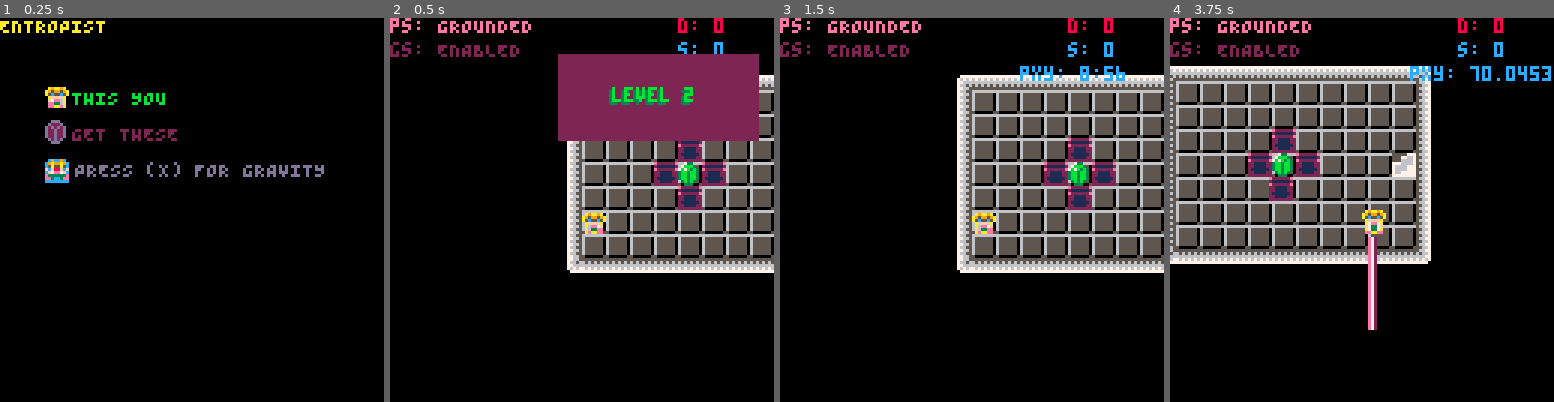
Above: before the commit, frames 1-4 (left to right).
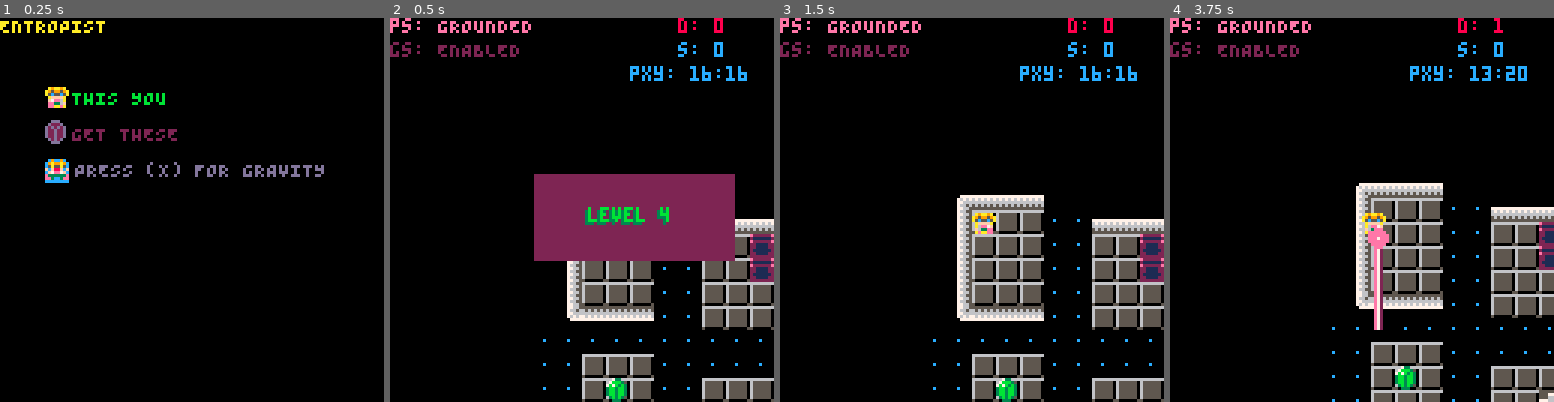
Above: after the commit, the same moments.

Repository: kitasuna/pico8-ttuor
Game: PICO-8 cartridge main.p8
The game is run twice, just before and just after one commit, with the same random seed, the same clock (stepped at 60 frames per second) and the same inputs.
Inputs:
- Up to frame 1 (0.25 s): no input
- Up to frame 2 (0.5 s): tap X (X key) at 0.33 s
- Up to frame 3 (1.5 s): tap O (Z key) at 0.7 s; tap X (X key) at 1.07 s
- Up to frame 4 (3.75 s): hold Right 1.6-2.1 s; tap O (Z key) every 0.4 s from 1.7 to 3.7 s; tap X (X key) at 1.85, 2.97 s; hold Up 2.15-2.42 s; hold Right 2.47-3.03 s; hold Left 3.08-3.58 s; hold Down from 3.63 s (still down)

Frame 1 is identical in both runs. In frame 2, 39% of the frame differs, in the area x 37-100%, y 9-100%; in frame 3, 29%; in frame 4, 41%, in the area x 0-100%, y 0-100%.

Commit message:
Fix player/gap glitch

Diff:
--- a/grav.lua
+++ b/grav.lua
@@ -1,24 +1,23 @@
 function new_gravity_manager()
   local gm = {
-    projectiles = {},
+    wormhole = nil,
     gbeam = nil,
     state = "ENABLED",
   }
 
   gm.reset = function()
-    gm.projectiles = {}
+    gm.wormhole = nil
     gm.gbeam = nil
   end
 
   -- String -> { projectile: Projectile }
   gm.handle_proj_player_collision = function(payload)
-    del(gm.projectiles, payload.projectile)
+    gm.wormhole = nil
   end
 
   gm.handle_player_death = function(payload)
-    for k, g in pairs(gm.projectiles) do
-      del(gm.projectiles, g)
-    end
+    gm.wormhole = nil
+    gm.gbeam = nil
   end
 
   -- String -> { pos_x: Int, pos_y: Int, direction: Int, input_mask: Int }
@@ -35,12 +34,16 @@
       local pos_y = payload.pos_y
       if payload.direction == DIRECTION_UP then
         pos_y -= 6
+        pos_x -= 1
       elseif payload.direction == DIRECTION_DOWN then
         pos_y += 6
+        pos_x += 2
       elseif payload.direction == DIRECTION_RIGHT then
         pos_x += 6
+        pos_y += 1
       elseif payload.direction == DIRECTION_LEFT then
-        pos_x -= 6
+        pos_x -= 8
+        pos_y += 1
       end
       local tmp = new_gbeam({pos= {x=pos_x, y=pos_y}, direction=payload.direction})
 
@@ -52,7 +55,7 @@
       qm.ae("GBEAM_REMOVED", {})
     end
 
-    if (payload.input_mask & (1 << BTN_X)) > 0 and count(gm.projectiles) == 0 then
+    if (payload.input_mask & (1 << BTN_X)) > 0 and gm.wormhole == nil then
       local pos_x = payload.pos_x
       local pos_y = payload.pos_y
       if payload.direction == 0 then
@@ -68,8 +71,7 @@
         pos_x = payload.pos_x - 10
         pos_y = payload.pos_y - 3
       end
-      local tmp = new_projectile({pos_x=pos_x, pos_y=pos_y}, payload.direction)
-      add(gm.projectiles, tmp)
+      gm.wormhole = new_projectile({pos_x=pos_x, pos_y=pos_y}, payload.direction)
     end
   end
 
@@ -78,16 +80,21 @@
     gm.gbeam = nil
   end
 
+  gm.handle_player_cancel_float = function(payload)
+    if gm.wormhole != nil then
+      gm.wormhole = nil
+    end
+  end
+
   gm.update = function(level)
     if gm.gbeam != nil then
       gm.gbeam.update()
     end
 
-    for k, p in pairs(gm.projectiles) do
-      p.update(level)
-
-      if p.ttl < 0 then
-        del(gm.projectiles, p)
+    if gm.wormhole != nil then
+      gm.wormhole.update(level)
+      if gm.wormhole.ttl < 0 then
+        gm.wormhole = nil
         qm.ae("PROJ_EXPIRATION", {})
       end
     end
@@ -160,10 +167,14 @@
         line(tmp.head_pos_x - 1, tmp.head_pos_y, tmp.tail_pos_x - 1, tmp.tail_pos_y, colors[1])
         line(tmp.head_pos_x, tmp.head_pos_y, tmp.tail_pos_x, tmp.tail_pos_y, colors[2])
         line(tmp.head_pos_x + 1, tmp.head_pos_y, tmp.tail_pos_x + 1, tmp.tail_pos_y, colors[3])
+        circfill(tmp.head_pos_x, tmp.head_pos_y, 3, colors[1])
+        circfill(tmp.head_pos_x, tmp.head_pos_y, frame_counter % 3, colors[2])
       else
         line(tmp.head_pos_x, tmp.head_pos_y - 1, tmp.tail_pos_x, tmp.tail_pos_y - 1, colors[1])
         line(tmp.head_pos_x, tmp.head_pos_y, tmp.tail_pos_x, tmp.tail_pos_y, colors[2])
         line(tmp.head_pos_x, tmp.head_pos_y + 1 , tmp.tail_pos_x, tmp.tail_pos_y + 1, colors[3])
+        circfill(tmp.head_pos_x + 2, tmp.head_pos_y, 3, colors[1])
+        circfill(tmp.head_pos_x + 2, tmp.head_pos_y, frame_counter % 3, colors[2])
       end
     end
   end
--- a/main.p8
+++ b/main.p8
@@ -77,9 +77,9 @@
     grav_man.gbeam.draw()
   end
 
-  foreach(grav_man.projectiles, function(grav)
-    grav.draw()
-  end)
+  if grav_man.wormhole != nil then
+    grav_man.wormhole.draw()
+  end
 
   -- camera()
   -- print("ps: "..player.state, player.pos_x - 64, player.pos_y - 56, 14)
@@ -122,15 +122,13 @@
         pos_x = get_center_x(player),
         pos_y = get_center_y(player),
         input_mask = input_mask,
-        projectile = (count(grav_man.projectiles) > 0) and grav_man.projectiles[1] or nil
+        projectile = grav_man.wormhole
       })
     end
 
     grav_man.update(level)
-    for k, g in pairs(grav_man.projectiles) do
-      if collides(g, player) then
-        qm.ae("PROJ_PLAYER_COLLISION", { projectile = g })
-      end
+    if grav_man.wormhole != nil and collides(grav_man.wormhole, player) then
+      qm.ae("PROJ_PLAYER_COLLISION", { projectile = g })
     end
 
 
@@ -202,6 +200,7 @@
     "PLAYER_ITEM_COLLISION",
     "LEVEL_INIT",
     "PLAYER_GOAL",
+    "PLAYER_CANCEL_FLOAT",
   })
   gm = {}
   gm.handle_player_death = function(payload)
@@ -248,6 +247,7 @@
   qm.as("PROJ_PLAYER_COLLISION", grav_man.handle_proj_player_collision)
   qm.as("PLAYER_DEATH", grav_man.handle_player_death)
   qm.as("ENTITY_REACHES_TARGET", grav_man.handle_entity_reaches_target)
+  qm.as("PLAYER_CANCEL_FLOAT", grav_man.handle_player_cancel_float)
 
   -- Add sprite
   player = new_player(1, 64, 64, 6, 6)
@@ -263,7 +263,7 @@
   -- Load levels
   levels = get_levels()
 
-  level_index = 2
+  level_index = 4
 
   -- Set up timers table for later...
   timers = {}
@@ -278,6 +278,7 @@
 function init_level(l)
   player.reset(l)
   ent_man.reset()
+  grav_man.reset()
   for k, e in pairs(l.ents) do
     if e.type==ENT_ITEM then
       ent_man.add_item(e)
@@ -467,7 +468,7 @@
 00000000000000000000000000000000000000000000000000000000000000000000000000000000000000000000000000000000000000000000000000000000
 03030303030303030303030303030303000000000000000000000000000000000000000000000000000000000000000000000000000000000000000000000000
 __gff__
-0001010101010101010101010101010101010100000000002042020004040404040404040000000000000010000000000000000000000000000000000000000002000000000000000000000000000000020202020200000000000000000000000002000000000000000000000000000002020202020200000000000000000000
+0001010101010101010101010101010101010100000000002242020004040404040404040000000000000010000000000000000000000000000000000000000002000000000000000000000000000000020202020200000000000000000000000002000000000000000000000000000002020202020200000000000000000000
 0000000000000000000000000000000000000000000000000000000000000000000000000000000000000000000000000000000000000000000000000000000000000000000000000000000000000000000000000000000000000000000000000000000000000000000000000000000000000000000000000000000000000000
 __map__
 555555555555005555555555551a1a1a1a1a0000000000000000000000000000000000000000000000000000000000000000000000000000000000454343434343461818181818434343460000000000000000000000000000000000000000000000000000000000000000000000000000000000000000000000000000000000
--- a/player.lua
+++ b/player.lua
@@ -105,7 +105,9 @@
     end
 
     -- If they're floating and the press IS a float toggle, ground them and return
+    -- also fire off a sliding event here
     if player.state == PLAYER_STATE_FLOATING and (payload.input_mask & (1 << BTN_X) > 0) then
+        qm.ae("PLAYER_CANCEL_FLOAT", {})
         sc_sliding(player)
         return
     end
@@ -156,8 +158,6 @@
 
         player.vel_x = grav_result.vel.x
         player.vel_y = grav_result.vel.y
-        printh("float vel x: " ..player.vel_x)
-        printh("float vel y: " ..player.vel_y)
 
         return
     end
@@ -230,7 +230,7 @@
     elseif player.state == PLAYER_STATE_SLIDING then
       spr(12 + player.facing, player.pos_x, player.pos_y, 1.0, 1.0, false, false)
     elseif player.state == PLAYER_STATE_DEAD_FALLING then
-      sspr(88, 0, 8, 8, player.pos_x + (player.frame_offset * 2), player.pos_y + (player.frame_offset * 2), 8 \ (player.frame_offset + 1), 8 \ (player.frame_offset + 1))
+      sspr(88, 0, 8, 8, get_center_x(player), get_center_y(player), 8 \ (player.frame_offset + 1), 8 \ (player.frame_offset + 1))
     elseif player.state == PLAYER_STATE_DEAD_ZAPPED then
       local frames = player.frames_zapped
       spr(frames[player.frame_offset + 1],player.pos_x, player.pos_y, 1.0, 1.0, false, false)
@@ -269,8 +269,8 @@
         end
       else
         qm.ae("PLAYER_DEATH", {level = level})
-        return
-      end
+      end
+      return
     end
 
     if player.state == PLAYER_STATE_DEAD_ZAPPED then
@@ -291,8 +291,8 @@
       player.deaths += 1
       player.can_move_x = false
       player.can_move_y = false
-      player.vel_x = 0
-      player.vel_y = 0
+      player.pos_x += player.vel_x
+      player.pos_y += player.vel_y
       player.state = PLAYER_STATE_DEAD_FALLING
       player.frame_step = 0
       player.frame_offset = 0
@@ -304,7 +304,6 @@
     end
 
     if fget(mget(curr_map_x, next_map_y)) & player.can_travel == 0 then
-      printh("pny: "..player_next_y..":"..player.vel_y..":"..frame_counter)
       can_move_y = false
     end
 
